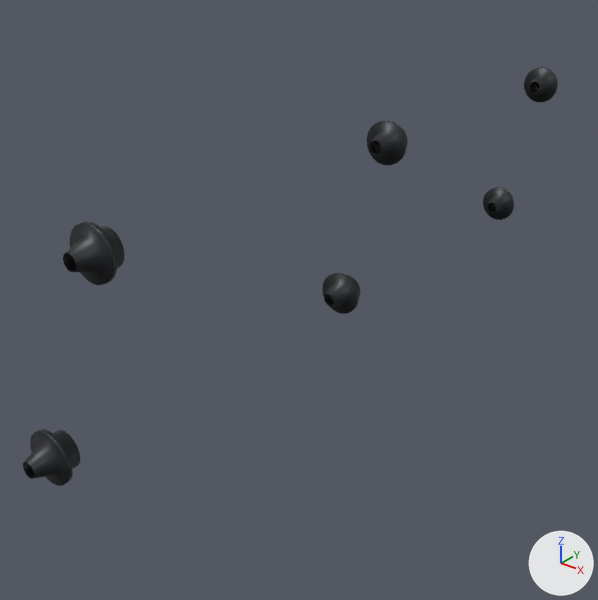
What one commit did to the glTF model public/parts/rocker-shaft-nuts-right.glb.
Rendered twice from a 50 mm camera at (442.0, -227.0, 96.0) aimed at (288.0, -34.0, -24.0). The lights are fixed; the arrows at lower right show +X, +Y and +Z. The first picture is the older version.
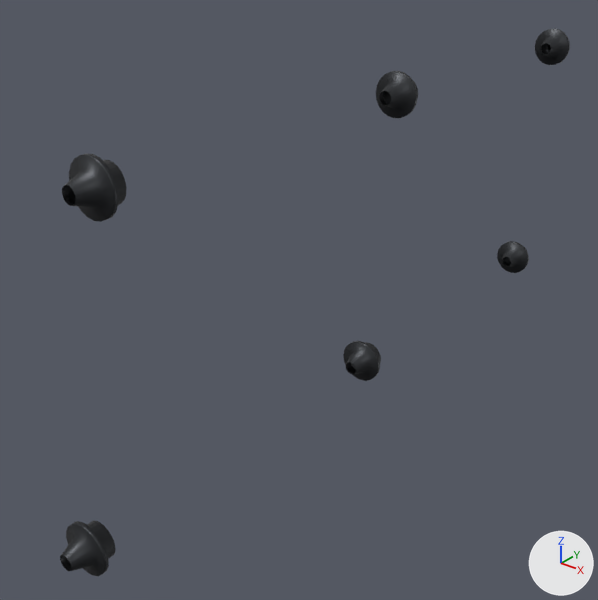
What the commit changed:
Object 'Mesh_0' (ob_mesh_0) moves from (300.6, -123.5, 25.03) to (303.4, -123.5, 40.79).
Object 'Mesh_0.001' (ob_mesh_0_001) moves from (293.9, -137.6, -25.19) to (303.4, -137.6, -48.2).
Object 'Mesh_0.002' (ob_mesh_0_002) moves from (300.6, -5.55, 25.03) to (303.4, -5.55, 40.79).
Object 'Mesh_0.003' (ob_mesh_0_003) moves from (293.9, -19.55, -25.19) to (303.4, -19.55, -48.2).
Object 'Mesh_0.004' (ob_mesh_0_004) moves from (300.6, 112.5, 25.03) to (303.4, 112.5, 40.79).
Object 'Mesh_0.005' (ob_mesh_0_005) moves from (293.9, 98.45, -25.19) to (303.4, 98.45, -48.2).

Changed parts and their boxes (x1, y1, x2, y2) in the pictures (598 x 600 px):
'Mesh_0', moved
    before: (63, 221, 124, 285)
    after: (62, 154, 126, 222)
'Mesh_0.001', moved
    before: (23, 429, 80, 486)
    after: (60, 521, 115, 576)
'Mesh_0.002', moved
    before: (367, 120, 408, 166)
    after: (376, 71, 418, 118)
'Mesh_0.003', moved
    before: (322, 273, 361, 314)
    after: (343, 341, 381, 381)
'Mesh_0.004', moved
    before: (524, 67, 558, 102)
    after: (535, 29, 570, 65)
'Mesh_0.005', moved
    before: (483, 187, 514, 220)
    after: (497, 241, 529, 273)
